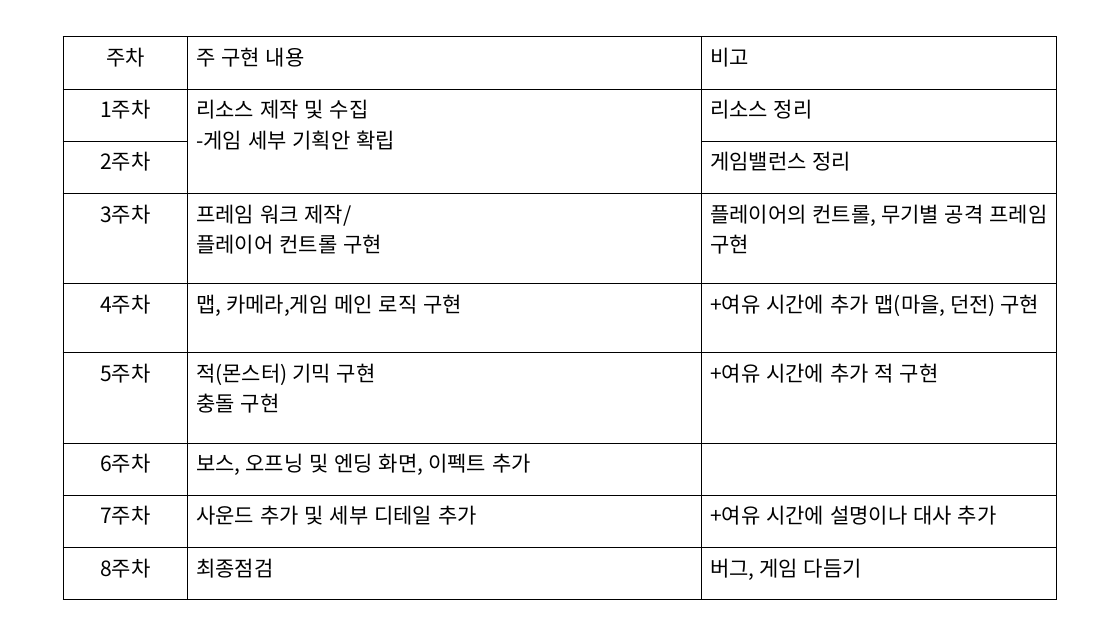
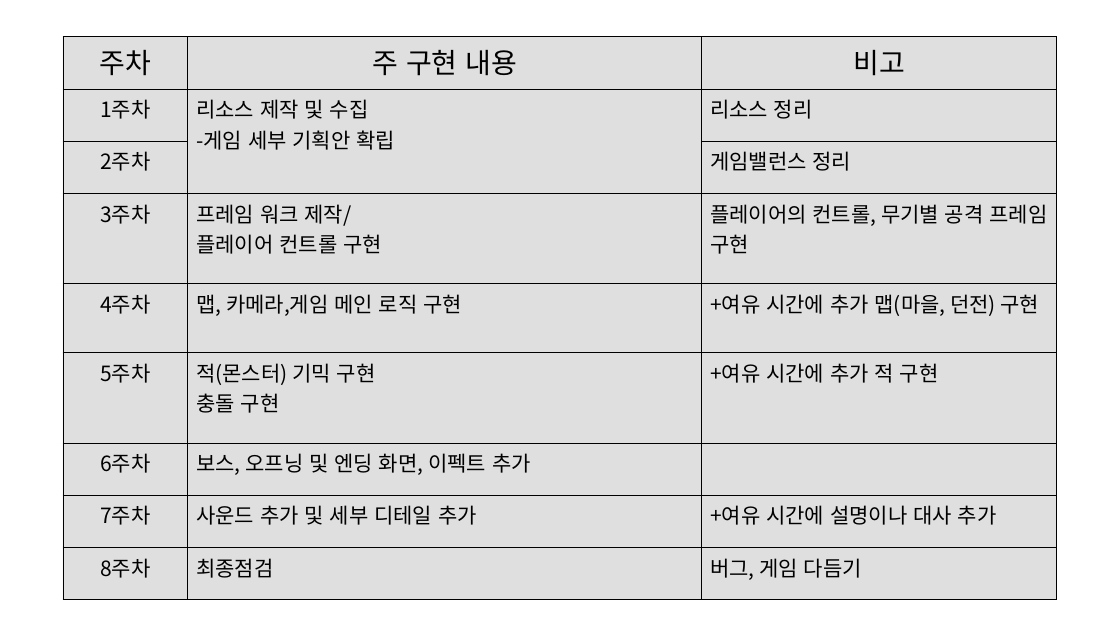
Before and after one commit to Younjaehyung/2DGP-PROJECT, a slide deck: slide 9 of 2DGP_project1.pptx (slide 8 before the commit). Drawn at 1120x630 pixels with LibreOffice and Linux fonts; fonts in the diff are those of the drawing; background and template pictures are left out. Boxes give left, top, right and bottom in pixels: in the first picture for what was removed or moved away, otherwise in the second. Text is boxed around its words. In the diff, an @@ line names an element or a change of style, - is before the commit and + after.

```diff
--- a/2DGP_project1.pptx
+++ b/2DGP_project1.pptx
@@ table at box(63, 37, 1058, 593) @@
@@ fill none to #D9D9D9 at 84% opacity in 25 cells @@
@@ size 18 to 24 pt in "주차", "주 구현 내용", "비고" @@
@@ alignment left to centre @@
```
Also in this commit, not shown: 7 other slides changed, 1 slide added.
